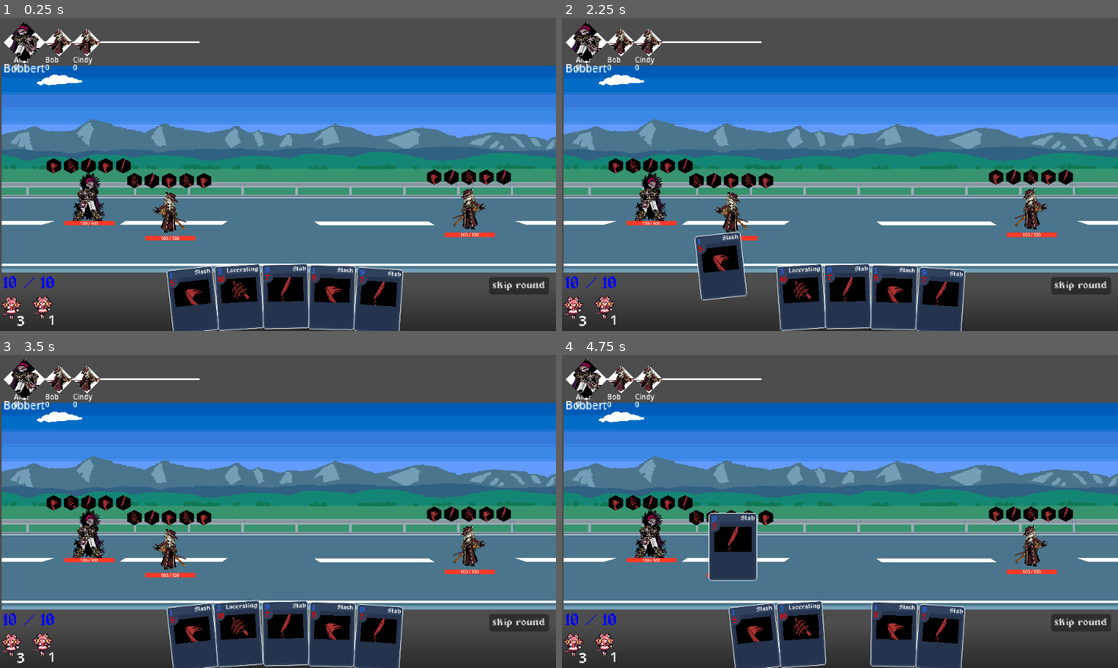
Above: before the commit, frames 1-4 (two rows, left to right).
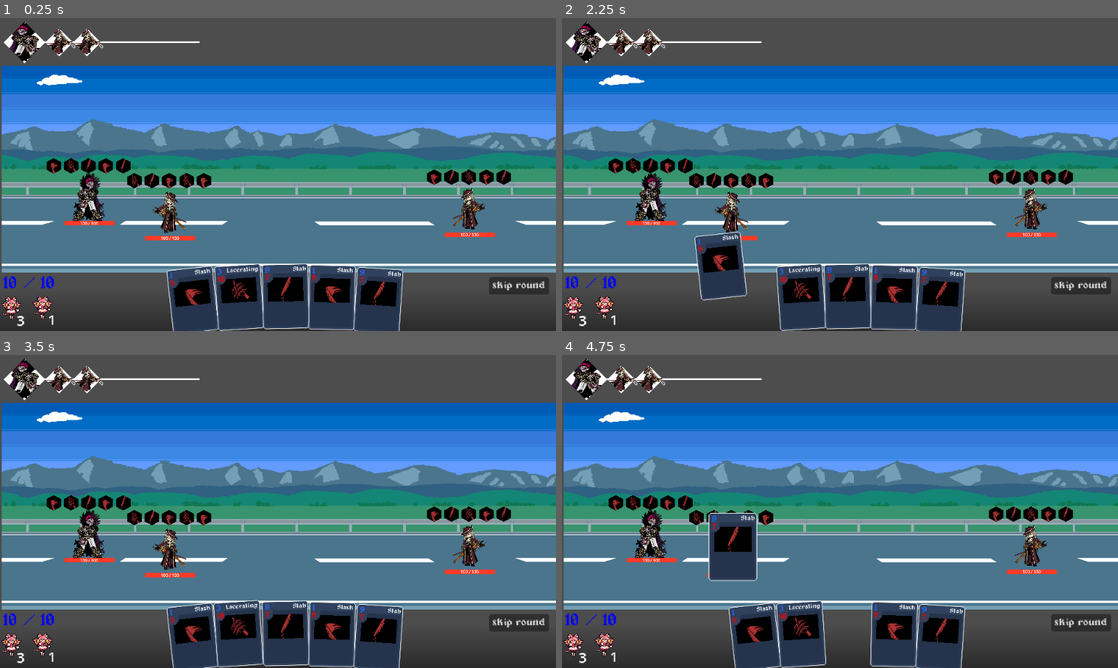
Above: after the commit, the same moments.

Repository: mewmewmyagic/card-game-main
Game: Godot game, scene res://scenes/battle/BattleScene.tscn
The game is run twice, just before and just after one commit, with the same random seed, the same clock (stepped at 60 frames per second) and the same inputs.
Inputs (mouse positions are in pixels of both pictures, inside the frame that each line leads up to):
- Up to frame 1 (0.25 s): no input
- Up to frame 2 (2.25 s): click "skip round" at 0.5 s; click "skip round" at 1.25 s; tap Enter at 2 s; drag from (756, 299) to (650, 196) at 2.02 s
- Up to frame 3 (3.5 s): drag from (239, 633) to (88, 533) at 2.77 s
- Up to frame 4 (4.75 s): move the mouse to (845, 633) at 3.52 s; hold D (Right) 3.53-4.25 s; hold Right mouse button (right_mouse) 3.53-4.25 s; click (845, 633) at 3.67 s; tap Space at 4.25 s; drag from (895, 633) to (728, 549) at 4.27 s

The runs differ from the first frame. In frame 1, 0.3% of the frame differs, in the area x 0-19%, y 8-18%; in frame 2, 0.3%; in frame 3, 0.3%; in frame 4, 0.3%.

Commit message:
nothing happens

Diff:
--- a/Scripts/battle_ui/skip_round.gd
+++ b/Scripts/battle_ui/skip_round.gd
@@ -25,7 +25,7 @@
 		prog_bar.value = progress * 100
 
 func _on_button_down() -> void:
-	if parent and parent.is_current_turn:
+	if parent and parent.is_playing:
 
 		prog_bar.value = 0;
 		prog_bar.show()
--- a/Scripts/turnrelated/turn_order_ui.gd
+++ b/Scripts/turnrelated/turn_order_ui.gd
@@ -2,6 +2,8 @@
 class_name TurnOrderUI
 
 const ICON_SPACING = 32
+
+var display_area_size_x := self.size.x * self.scale.x
 
 @export var turn_icon_scene: PackedScene
 
@@ -21,7 +23,7 @@
 	var turn_icon := turn_icon_scene.instantiate() as TurnOrderIcon
 	turn_icon.init(t)
 	add_child(turn_icon)
-	turn_icon.global_position = Vector2(self.size.x, self.size.y/2 - ICON_SPACING/2)
+	turn_icon.global_position = Vector2(display_area_size_x, self.size.y/2 - ICON_SPACING/2)
 	turn_to_ui[t] = turn_icon
 
 #from top
@@ -29,7 +31,7 @@
 	var turn_icon := turn_icon_scene.instantiate() as TurnOrderIcon
 	turn_icon.init(t)
 	add_child(turn_icon)
-	turn_icon.global_position = Vector2(self.size.x * self.scale.x, self.size.y/2 - ICON_SPACING/2)
+	turn_icon.global_position = Vector2(display_area_size_x, self.size.y/2 - ICON_SPACING/2)
 	turn_to_ui[t] = turn_icon
 
 func _despawn_icon(t: CombatantTurn) -> void:
@@ -84,6 +86,8 @@
 		if (i == 0):
 			big_icon.combatant_icon.texture = turn_icons[i].combatant_icon.texture
 			turn_icons[i].animator.move_to(Vector2(big_icon.size.x * big_icon.scale.x/4, self.size.y/2 - ICON_SPACING/2), 0.0, 0.25)
+			turn_icons[i].hide()
 		else:
+			turn_icons[i].show()
 			turn_icons[i].animator.move_to(Vector2((i-1) * spacing + big_icon.size.x * big_icon.scale.x, self.size.y/2 - ICON_SPACING/2), 0.0, .25) #
 			turn_icons[i].amount.text = str(turn_icons[i].turn.recovery_time)
--- a/hand_display.tscn
+++ b/hand_display.tscn
@@ -1,6 +1,6 @@
 [gd_scene format=3 uid="uid://csbn5q80nu6vw"]
 
-[ext_resource type="Script" uid="uid://ljpbwpcxxpe5" path="res://hand_display.gd" id="1_c22hh"]
+[ext_resource type="Script" uid="uid://ljpbwpcxxpe5" path="res://Scripts/combatant/combantUI/hand_display.gd" id="1_c22hh"]
 [ext_resource type="PackedScene" uid="uid://g2ck1q1mk7dt" path="res://scenes/card_ui/combatant_hand_display.tscn" id="2_tm7ke"]
 
 [node name="HandDisplay" type="HBoxContainer" unique_id=549642481]
--- a/scenes/turn_order_icon.tscn
+++ b/scenes/turn_order_icon.tscn
@@ -26,6 +26,7 @@
 animator = NodePath("Animator")
 
 [node name="Name" type="Label" parent="." unique_id=246694431]
+visible = false
 layout_mode = 0
 offset_top = 30.0
 offset_right = 32.0
@@ -35,11 +36,14 @@
 
 [node name="Amount" type="Label" parent="." unique_id=1178613960]
 layout_mode = 0
-offset_top = 39.0
-offset_right = 14.0
-offset_bottom = 51.0
-theme_override_font_sizes/font_size = 8
+offset_left = 20.0
+offset_top = 25.0
+offset_right = 34.0
+offset_bottom = 37.0
+rotation = 5.497787
+theme_override_font_sizes/font_size = 7
 text = "999"
+horizontal_alignment = 2
 
 [node name="TextureRect2" type="ColorRect" parent="." unique_id=87759793]
 material = SubResource("ShaderMaterial_v5iqs")
Renamed: hand_display.gd -> Scripts/combatant/combantUI/hand_display.gd
Renamed: hand_display.gd.uid -> Scripts/combatant/combantUI/hand_display.gd.uid
